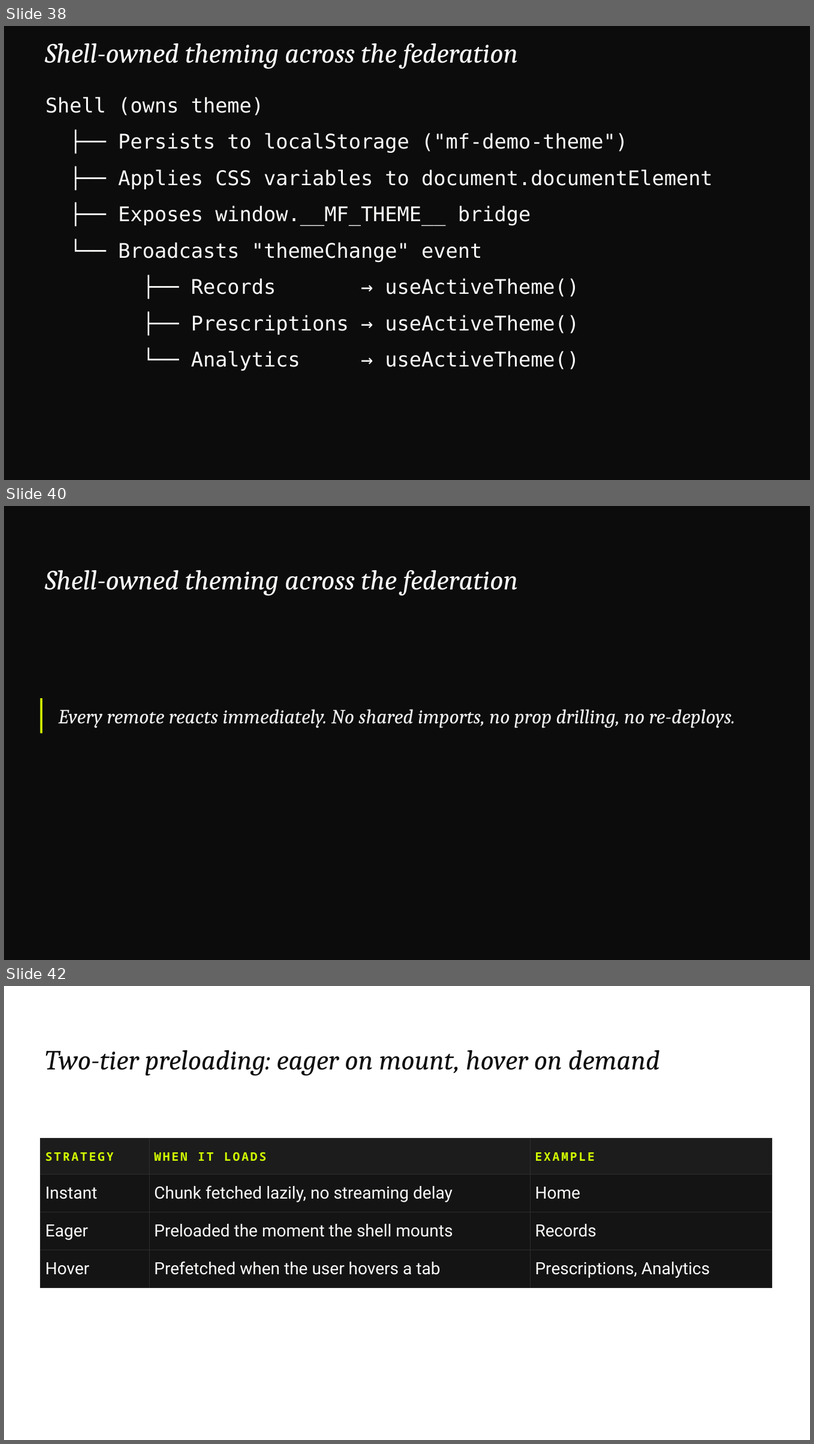
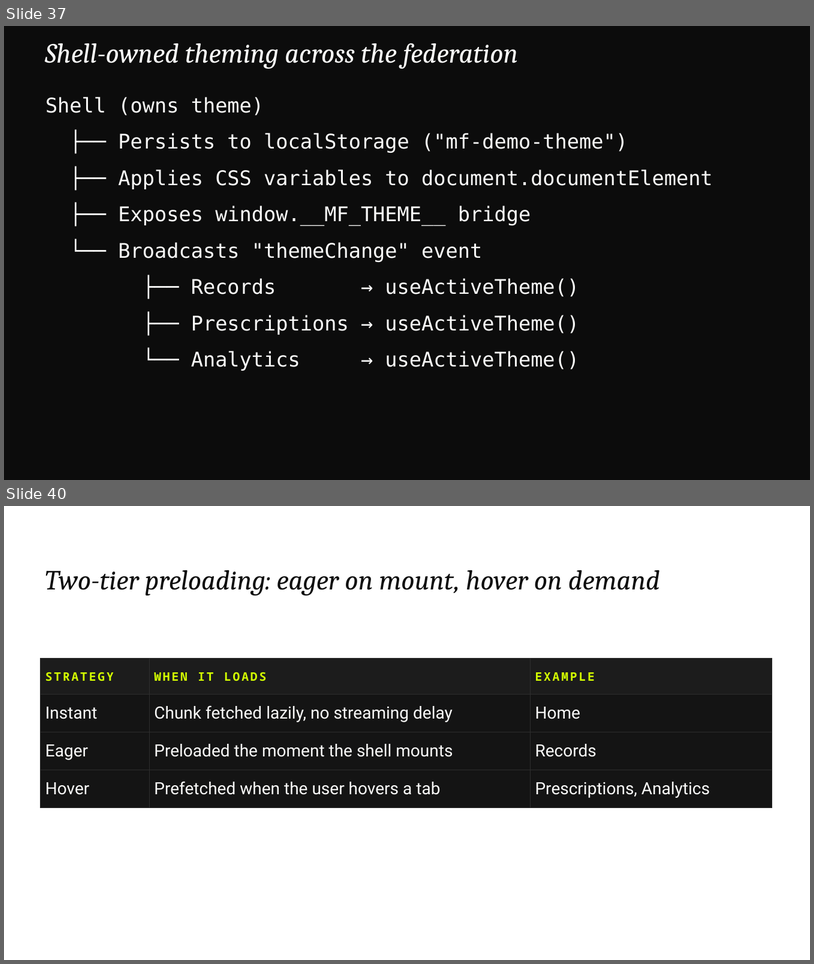
Before and after one commit to devlinduldulao/module-federation-demo, a slide deck: presentation/module-federation.pptx. Shown one above the other, each under a label of ours: slides 38, 40 and 42 before the commit, slides 37 and 40 after it; the slides between them are not shown. The pictures are 814x1444 and 814x964 pixels, drawn with LibreOffice and Linux fonts; fonts in the diff are those of the drawing. Boxes give left, top, right and bottom in pixels: in the first picture for what was removed or moved away, otherwise in the second. Text is boxed around its words. In the diff, an @@ line names an element or a change of style, - is before the commit and + after.

```diff
--- a/presentation/module-federation.pptx
+++ b/presentation/module-federation.pptx
@@ slide 40 removed at (x1=4, y1=506, x2=810, y2=960), background #0C0C0C @@
@@ text removed at (x1=45, y1=570, x2=518, y2=595) @@
-Shell-owned theming across the federation
@@ rectangle removed at (x1=40, y1=699, x2=43, y2=733) @@
@@ text removed at (x1=59, y1=709, x2=736, y2=728) @@
-Every remote reacts immediately. No shared imports, no prop drilling, no re-deploys.
@@ what was slide 38 is now slide 37 @@
@@ what was slide 42 is now slide 40 @@
```
Also in this commit, not shown: 5 slides changed, 1 other slide removed, 36 other files.
